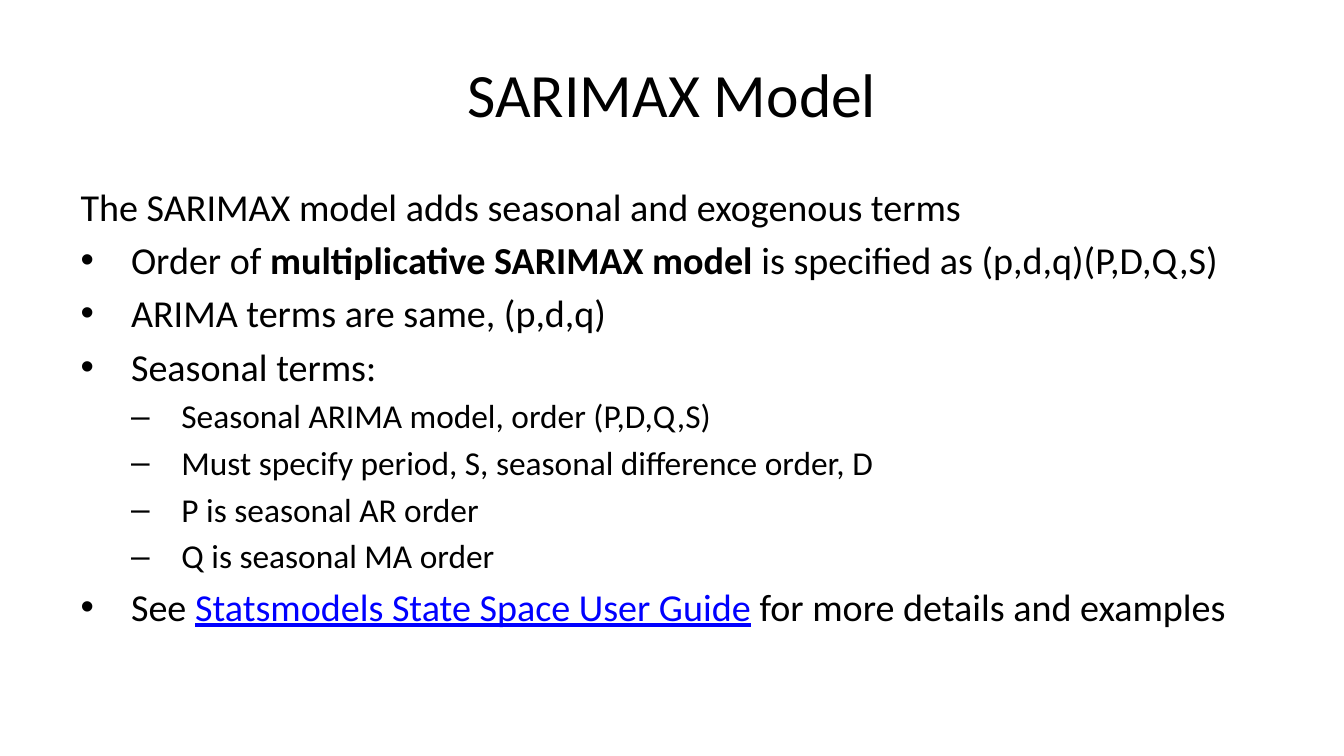
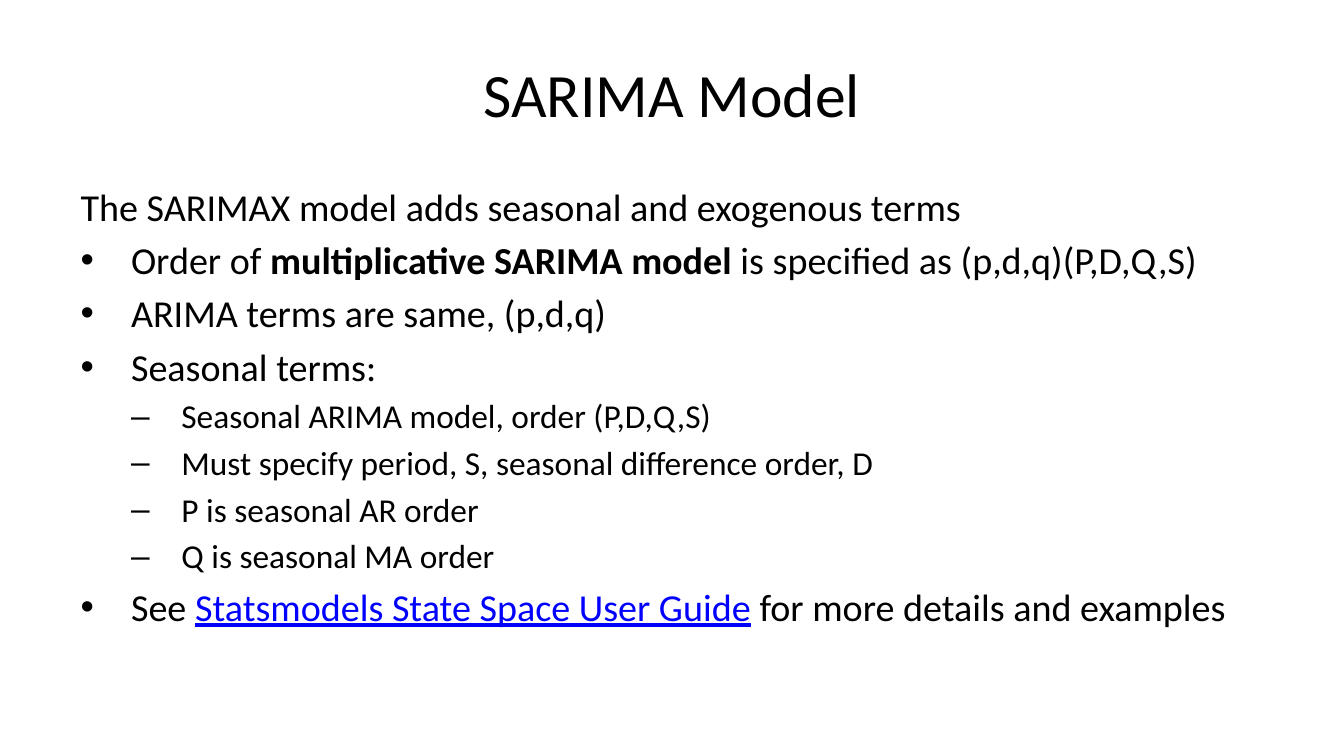
Before and after one commit to StephenElston/CSCI-E-83, a slide deck: slide 31 of LectureSlides/12_IntroductionToTimeSeriesForecasting.pptx. Drawn at 1344x756 pixels with LibreOffice and Linux fonts; fonts in the diff are those of the drawing. Boxes give left, top, right and bottom in pixels: in the first picture for what was removed or moved away, otherwise in the second. Text is boxed around its words. In the diff, an @@ line names an element or a change of style, - is before the commit and + after.

Commit message:
Corrected typos in slides from lecture

```diff
--- a/LectureSlides/12_IntroductionToTimeSeriesForecasting.pptx
+++ b/LectureSlides/12_IntroductionToTimeSeriesForecasting.pptx
@@ title at (483,74,860,118): text changed @@
-SARIMAX Model
+SARIMA Model
@@ text at (131,246,1197,280): text changed @@
-• Order of multiplicative SARIMAX model is specified as (p,d,q)(P,D,Q,S)
+• Order of multiplicative SARIMA model is specified as (p,d,q)(P,D,Q,S)
```
Also in this commit, not shown: 3 other slides changed.
